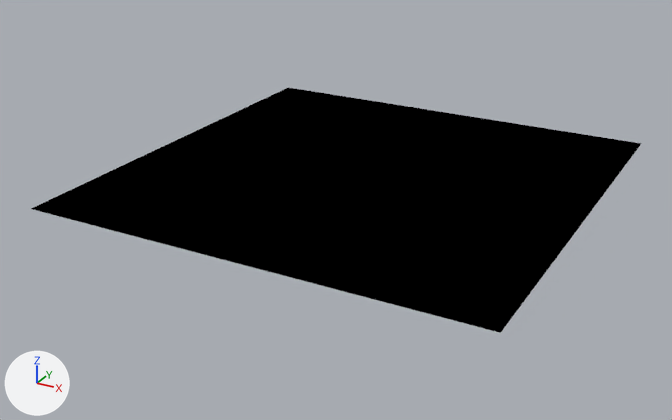
A saved change to the Blender file scene/scene.blend.
Before and after are seen from a 50 mm lens placed at (29.6, -57.9, 25.5), pointed at (-1.0, -2.2, -2.3). Every picture has the same lights, and +X, +Y and +Z are marked at lower left.

The older version as bpy lines, for what is in view:
```python
mat_material_001 = diffuse_material('Material.001')
mat_material_001.base_color = (0.0, 0.0, 0.0)  # black #000000
mat_material_002 = diffuse_material('Material.002')
mat_material_002.base_color = (0.0, 0.0, 0.0)  # black #000000
me_cylinder = bpy.data.meshes.new('Cylinder')
me_cylinder.from_pydata(...)  # a 32-sided cylinder along z spanning x -1.0..1.0, y -1.0..1.0, z -1.0..1.0
me_cylinder.materials.append(mat_material_002)  # its picture is missing
me_plane = bpy.data.meshes.new('Plane')
me_plane.from_pydata([(-1.0, -1.0, 0.0), (1.0, -1.0, 0.0), (-1.0, 1.0, 0.0), (1.0, 1.0, 0.0)], [], [(0, 1, 3, 2)])
me_plane.materials.append(mat_material_001)  # its picture is missing
ob_cylinder = bpy.data.objects.new('Cylinder', me_cylinder)
ob_cylinder.location = (-3.13, 0.5, 1.0)
ob_plane = bpy.data.objects.new('Plane', me_plane)
ob_plane.location = (0.0, 0.0, 0.0)
ob_plane.scale = (16.8, 16.8, 16.8)
```
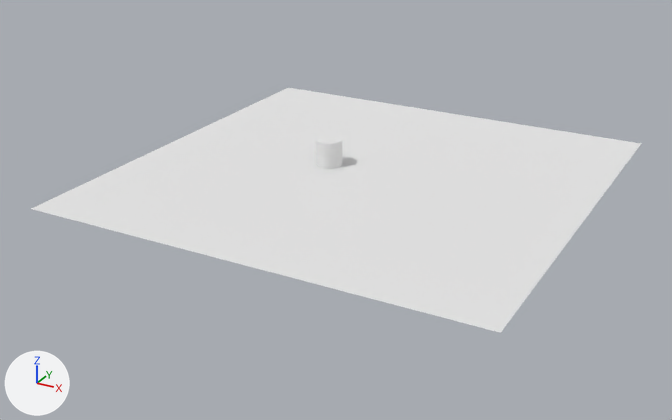
Location of each change, (x1, y1, x2, y2) in pixels of the pictures (672 x 420 px):
'Plane', recoloured (black to white): (31, 88, 641, 333) in both
'Cylinder', recoloured (black to white): (316, 135, 342, 169) in both

What the commit changed:
Material 'Material.002' (mat_material_002) changes colour from black #000000 to white #e7e7e7; in linear values from (0.0, 0.0, 0.0) to (0.799, 0.799, 0.799).
Material 'Material.001' (mat_material_001) changes colour from black #000000 to white #e7e7e7; in linear values from (0.0, 0.0, 0.0) to (0.8, 0.8, 0.8).
